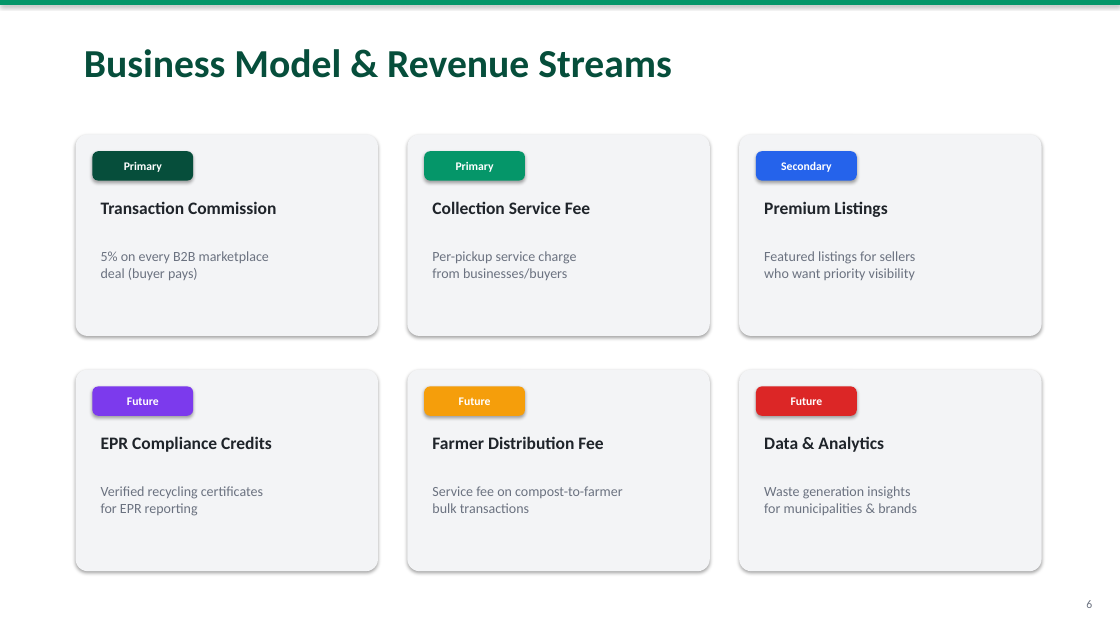
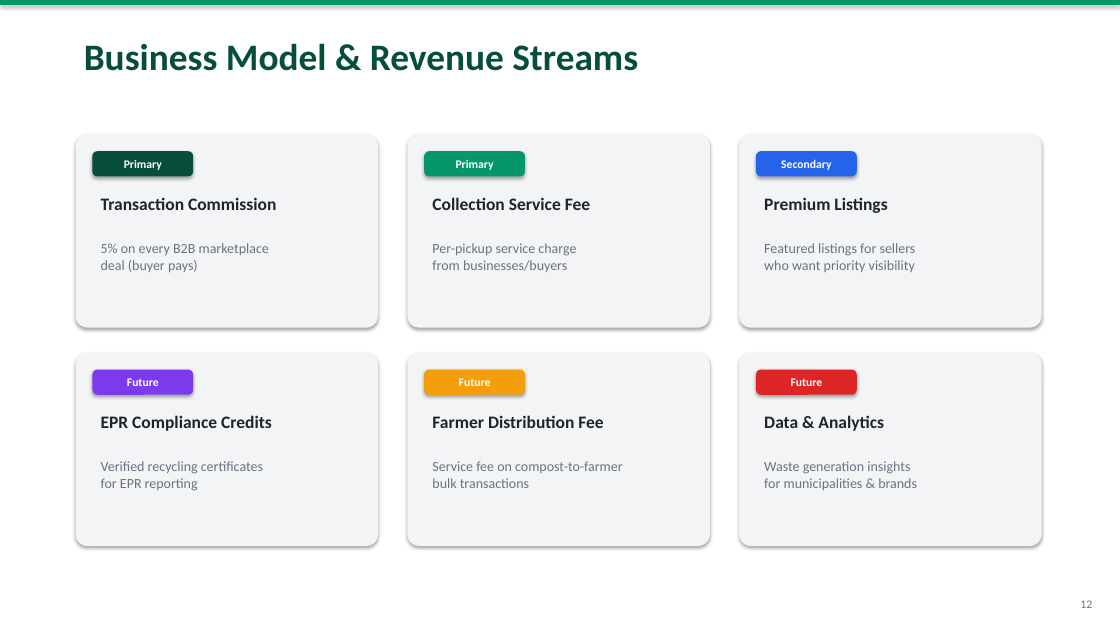
Before and after one commit to Tejas-India-Hackathon-2026/Team-Robbin-Good, a slide deck: slide 12 of ResourceLoop_Pitch_Deck.pptx (slide 6 before the commit). Drawn at 1120x630 pixels with LibreOffice and Linux fonts; fonts in the diff are those of the drawing. Boxes give left, top, right and bottom in pixels: in the first picture for what was removed or moved away, otherwise in the second. Text is boxed around its words. In the diff, an @@ line names an element or a change of style, - is before the commit and + after.

Commit message:
docs: comprehensive 18-slide pitch deck with aligned layout and module deep-dives

```diff
--- a/ResourceLoop_Pitch_Deck.pptx
+++ b/ResourceLoop_Pitch_Deck.pptx
@@ text "Business Model & Revenue Streams" at (84,43,638,71): size 34 to 32 pt @@
@@ rounded rectangle: place and size @@
-rounded rectangle at (76,134,378,336)
+rounded rectangle at (76,134,378,328)
@@ rounded rectangle: place and size @@
-rounded rectangle at (408,134,710,336)
+rounded rectangle at (408,134,710,328)
@@ rounded rectangle: place and size @@
-rounded rectangle at (739,134,1042,336)
+rounded rectangle at (739,134,1042,328)
@@ rounded rectangle "Primary": place and size @@
-rounded rectangle "Primary" at (92,151,193,181)
+rounded rectangle "Primary" at (92,151,193,176)
@@ rounded rectangle "Primary": place and size @@
-rounded rectangle "Primary" at (424,151,525,181)
+rounded rectangle "Primary" at (424,151,525,176)
@@ rounded rectangle "Secondary": place and size @@
-rounded rectangle "Secondary" at (756,151,857,181)
+rounded rectangle "Secondary" at (756,151,857,176)
@@ 3 texts: place and size @@
-3 texts at (101,201,887,217)
+3 texts at (101,197,887,213)
@@ 3 texts: place and size @@
-3 texts at (101,251,916,280)
+3 texts at (101,243,916,272)
@@ rounded rectangle: place and size @@
-rounded rectangle at (76,370,378,571)
+rounded rectangle at (76,353,378,546)
@@ rounded rectangle: place and size @@
-rounded rectangle at (408,370,710,571)
+rounded rectangle at (408,353,710,546)
@@ rounded rectangle: place and size @@
-rounded rectangle at (739,370,1042,571)
+rounded rectangle at (739,353,1042,546)
@@ rounded rectangle "Future": place and size @@
-rounded rectangle "Future" at (92,386,193,416)
+rounded rectangle "Future" at (92,370,193,395)
@@ rounded rectangle "Future": place and size @@
-rounded rectangle "Future" at (424,386,525,416)
+rounded rectangle "Future" at (424,370,525,395)
@@ rounded rectangle "Future": place and size @@
-rounded rectangle "Future" at (756,386,857,416)
+rounded rectangle "Future" at (756,370,857,395)
@@ 3 texts: place and size @@
-3 texts at (101,436,884,452)
+3 texts at (101,415,884,431)
@@ 3 texts: place and size @@
-3 texts at (101,486,917,516)
+3 texts at (101,461,917,491)
@@ text at (1080,600,1092,608): text changed @@
-6
+12
```
Also in this commit, not shown: 10 other slides changed, 7 slides added, 1 slide removed.
